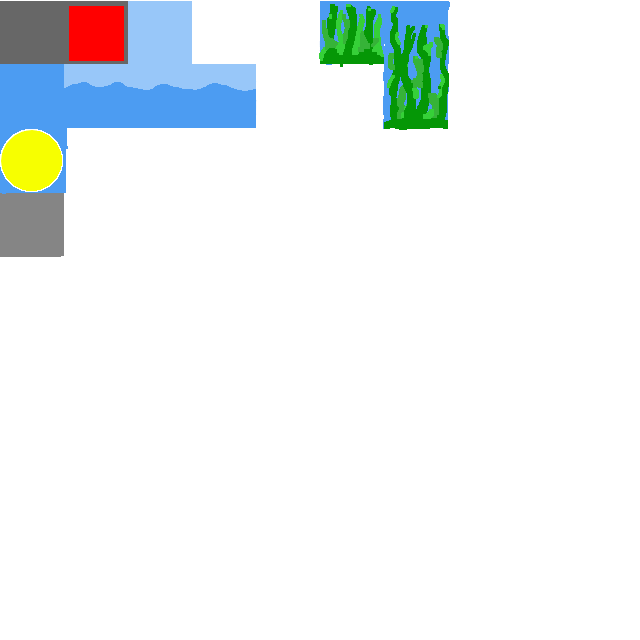
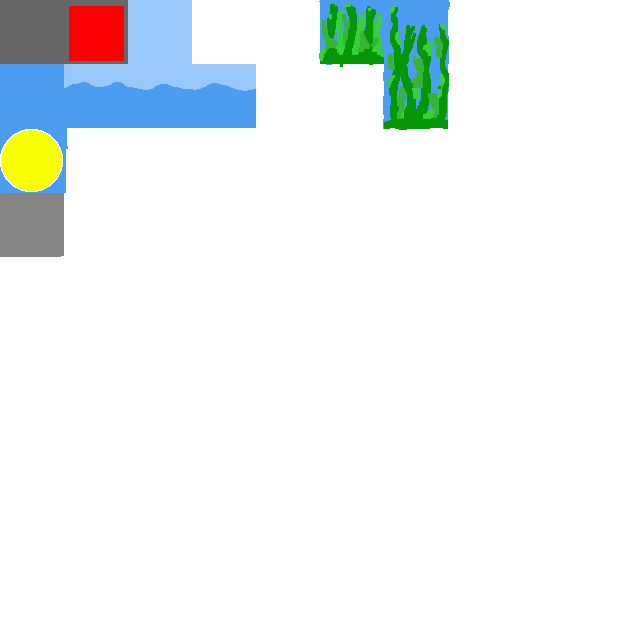
Two versions of the same layered image (640 × 640). Layer-by-layer changes:
added layer "Grid copy" above "Grid" over [0, 0, 449, 2]
painted on "Background" over [319, 1, 385, 46]
